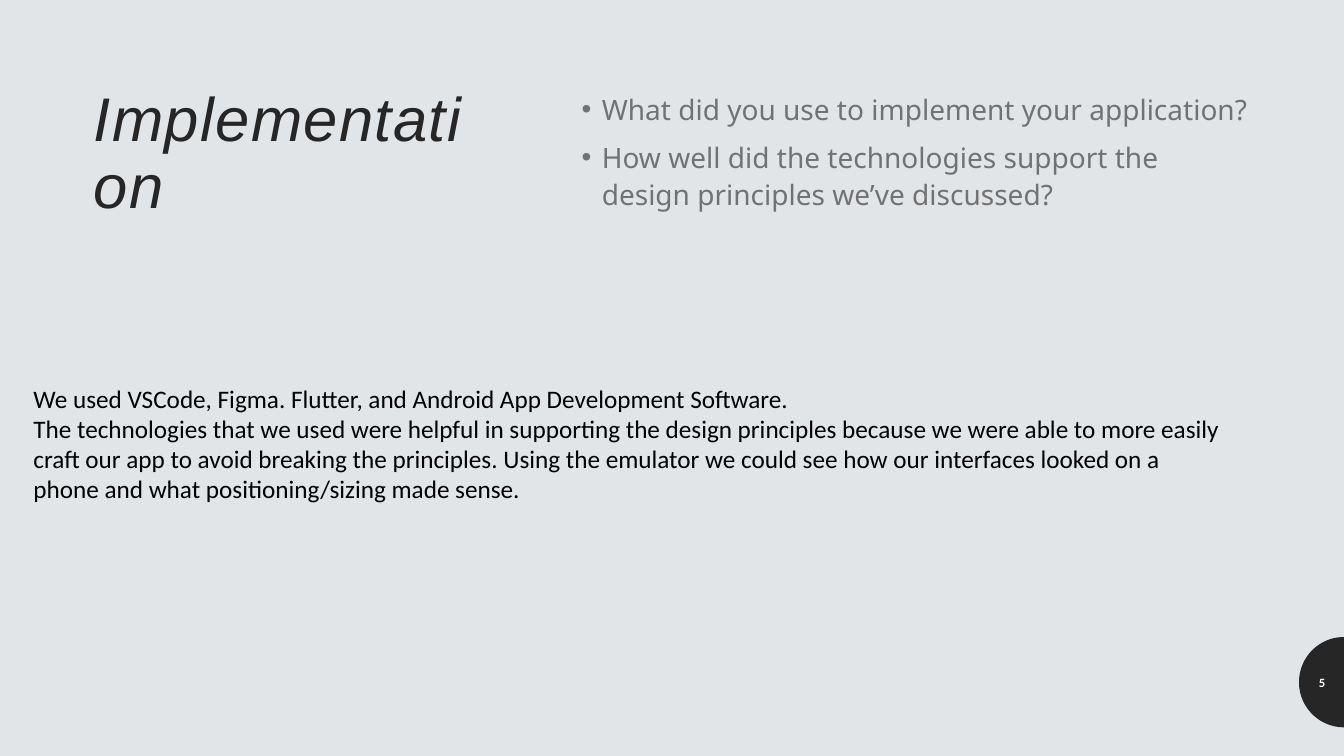
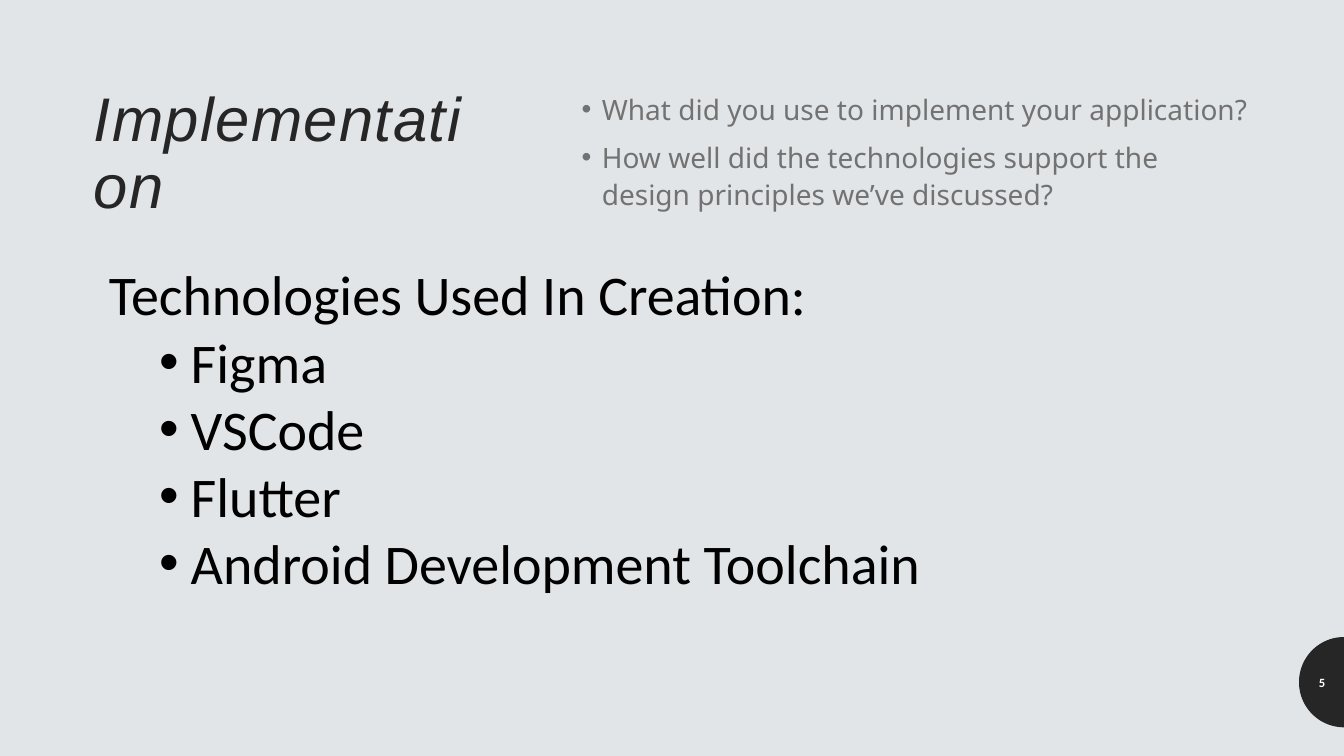
Before and after one commit to patrick-may/MapMyShopping-FlutterApp, a slide deck: slide 5 of presentables/MapMyShopping Presentation.pptx. Drawn at 1344x756 pixels with LibreOffice and Linux fonts; fonts in the diff are those of the drawing. Boxes give left, top, right and bottom in pixels: in the first picture for what was removed or moved away, otherwise in the second. Text is boxed around its words. In the diff, an @@ line names an element or a change of style, - is before the commit and + after.

Commit message:
Starter Presentation Text

```diff
--- a/presentables/MapMyShopping Presentation.pptx
+++ b/presentables/MapMyShopping Presentation.pptx
@@ text added at (109,276,920,593), 40 pt, text #000000 @@
+Technologies Used In Creation:
+  • Figma
+  • VSCode
+  • Flutter
+  • Android Development Toolchain
@@ text removed at (33,390,1218,503) @@
-We used VSCode, Figma. Flutter, and Android App Development Software.
-The technologies that we used were helpful in supporting the design principles because we were able to more easily craft our app to avoid breaking the principles. Using the emulator we could see how our interfaces looked on a phone and what positioning/sizing made sense.
```
Also in this commit, not shown: 2 other slides changed.
